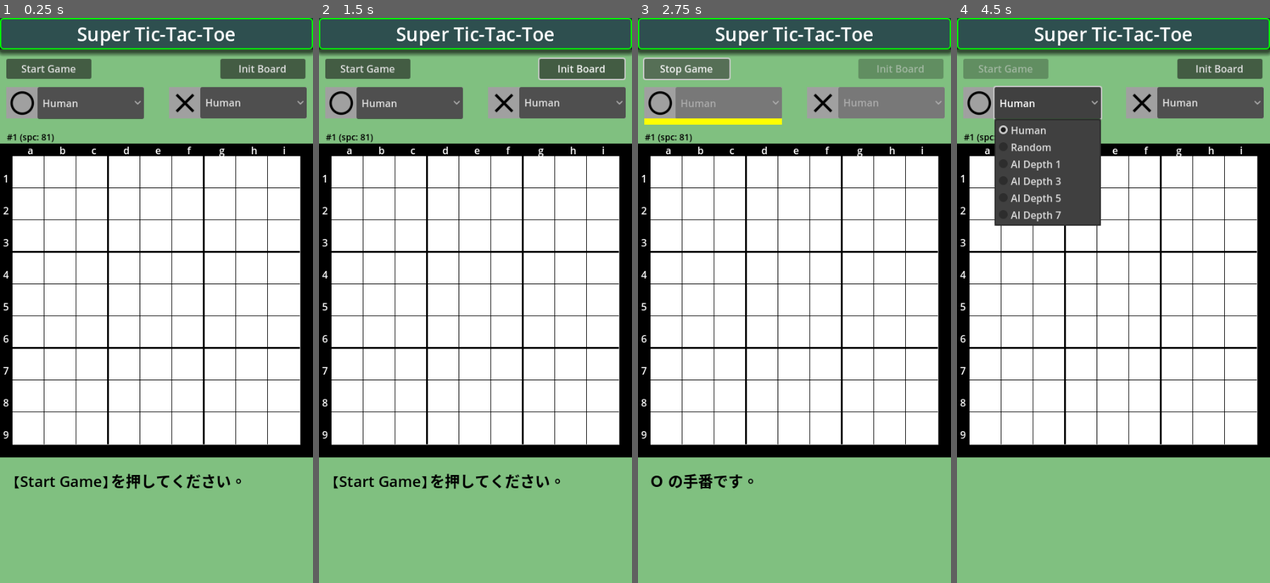
Above: before the commit, frames 1-4 (left to right).
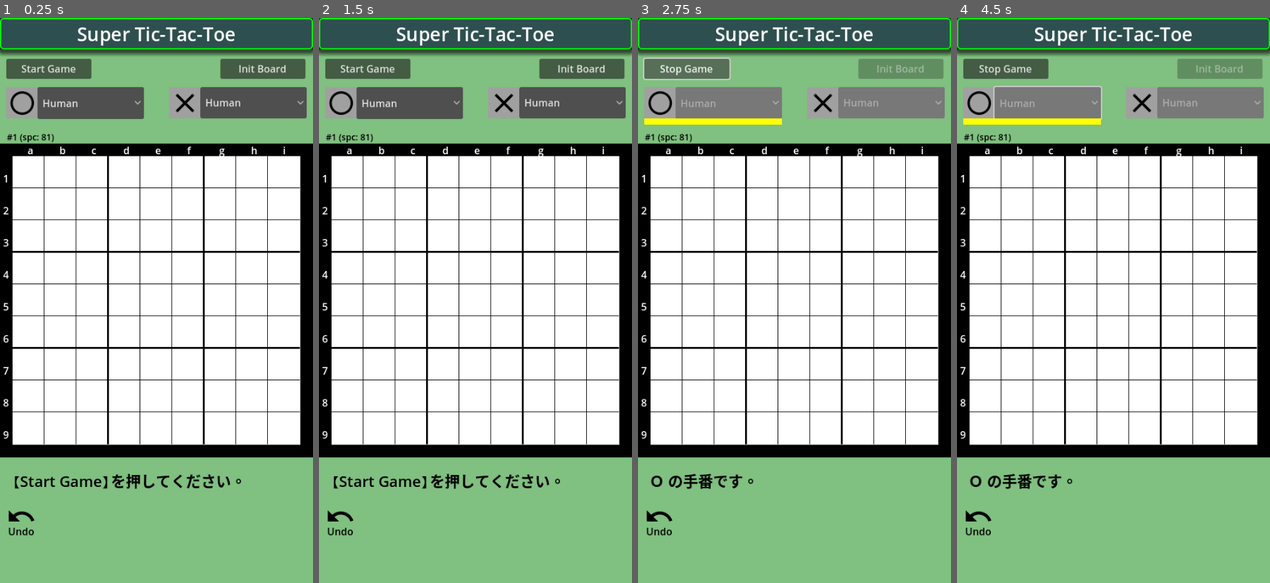
Above: after the commit, the same moments.

Repository: vivisuke/SuperTicTacToe4
Game: Godot game, scene res://main_scene.tscn
The game is run twice, just before and just after one commit, with the same random seed, the same clock (stepped at 60 frames per second) and the same inputs.
Inputs (mouse positions are in pixels of both pictures, inside the frame that each line leads up to):
- Up to frame 1 (0.25 s): no input
- Up to frame 2 (1.5 s): click "Init Board" at 0.5 s; click (340, 515) at 1.25 s, where only the run after the commit has a clickable "Undo"
- Up to frame 3 (2.75 s): click "Start Game" at 2 s
- Up to frame 4 (4.5 s): click "Stop Game" at 2.75 s; click (1007, 68) at 3.5 s, where only the run after the commit has a clickable "Cont. Game"; click (1047, 102) at 4.25 s, where only the run before the commit has a clickable "Human"

The runs differ from the first frame. In frame 1, 0.2% of the frame differs, in the area x 2-12%, y 87-92%; in frame 2, 0.3%; in frame 3, 0.2%; in frame 4, 13%, in the area x 2-98%, y 7-92%.

Commit message:
0043 ◎ C 03/09 03/10 0.001│ToDo│左下に Undo ボタン設置？ 0060 ◎ C 03/10 03/10 0.001│ToDo│Stop 押下 → Cont. に変え、ボタンは有効のままに（終局でない場合） 0061 ◎ C 03/10 03/10 0.001│ToDo│Init 押下 → 「Start Game」表示

Diff:
--- a/SuperTicTacToe/main_scene.tscn
+++ b/SuperTicTacToe/main_scene.tscn
@@ -9,6 +9,9 @@
 [ext_resource type="Texture2D" uid="uid://os2kymwxpo7f" path="res://images/close_black.png" id="6_x73yt"]
 [ext_resource type="Texture2D" uid="uid://bhfxc41nee0t4" path="res://images/big_circle_black.png" id="8_h36eu"]
 [ext_resource type="Texture2D" uid="uid://cb1fxs2wp5co0" path="res://images/big_close_black.png" id="9_ju4x0"]
+[ext_resource type="Texture2D" uid="uid://bjhabljmvrar0" path="res://images/undo_black.png" id="10_kv7xa"]
+[ext_resource type="Texture2D" uid="uid://dkfrewd5wfyl6" path="res://images/undo_white.png" id="11_uycg4"]
+[ext_resource type="Texture2D" uid="uid://cmfrivkhav2n" path="res://images/undo_gray.png" id="12_wvgq7"]
 
 [sub_resource type="TileSetAtlasSource" id="TileSetAtlasSource_30j05"]
 texture = ExtResource("3_twduk")
@@ -246,6 +249,24 @@
 offset_bottom = 60.0
 color = Color(1, 1, 0, 1)
 
+[node name="UndoButton" type="TextureButton" parent="."]
+offset_left = 10.0
+offset_top = 770.0
+offset_right = 58.0
+offset_bottom = 818.0
+texture_normal = ExtResource("10_kv7xa")
+texture_pressed = ExtResource("11_uycg4")
+texture_disabled = ExtResource("12_wvgq7")
+
+[node name="Label" type="Label" parent="UndoButton"]
+layout_mode = 0
+offset_top = 36.0
+offset_right = 48.0
+offset_bottom = 59.0
+theme_override_colors/font_color = Color(0, 0, 0, 1)
+text = "Undo"
+horizontal_alignment = 1
+
 [connection signal="pressed" from="StartStopButton" to="." method="_on_start_stop_button_pressed"]
 [connection signal="pressed" from="InitButton" to="." method="_on_init_button_pressed"]
 [connection signal="item_selected" from="WhitePlayer/OptionButton" to="." method="_on_White_option_button_item_selected"]
--- a/SuperTicTacToe/scripts/MainScene.gd
+++ b/SuperTicTacToe/scripts/MainScene.gd
@@ -517,6 +517,7 @@
 	$WhitePlayer/OptionButton.disabled = false
 	$BlackPlayer/OptionButton.disabled = false
 	$StartStopButton.disabled = false
+	$StartStopButton.text = "Start Game"
 	init_board()
 	pass # Replace with function body.
 
@@ -526,12 +527,20 @@
 		$WhitePlayer/OptionButton.disabled = true
 		$BlackPlayer/OptionButton.disabled = true
 		$InitButton.disabled = true
-		init_board()
 		$StartStopButton.text = "Stop Game"
-		$MessLabel.text = "Ｏ の手番です。"
+		if g_bd.is_game_over():
+			init_board()
+		if g_bd.next_color() == WHITE:
+			$MessLabel.text = "Ｏ の手番です。"
+		else:
+			$MessLabel.text = "☓ の手番です。"
 	else:
+		if !g_bd.is_game_over():
+			$WhitePlayer/OptionButton.disabled = false
+			$BlackPlayer/OptionButton.disabled = false
+			$InitButton.disabled = false
+			$StartStopButton.text = "Cont. Game"
 		$MessLabel.text = ""
-		on_game_over()	#??? Undone: ゲーム中断処理
 	update_next_underline()
 	pass # Replace with function body.
 
Binary file added: SuperTicTacToe/images/undo_black.png
Not shown, added: SuperTicTacToe/images/undo_black.png.import
Binary file added: SuperTicTacToe/images/undo_gray.png
Not shown, added: SuperTicTacToe/images/undo_gray.png.import
Binary file added: SuperTicTacToe/images/undo_white.png
Not shown, added: SuperTicTacToe/images/undo_white.png.import
Not shown: 1 places in SuperTicTacToe/main_scene.tscn that only renumber resources
Not shown, changed: SuperTicTacToe4.spr
